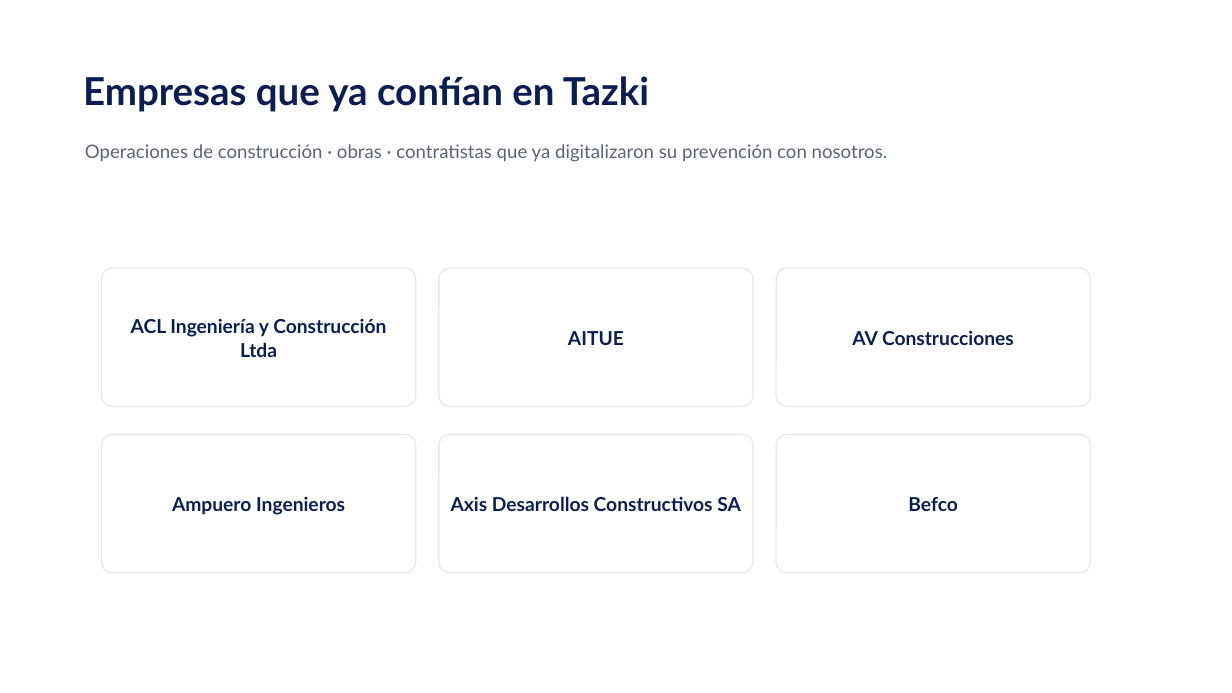
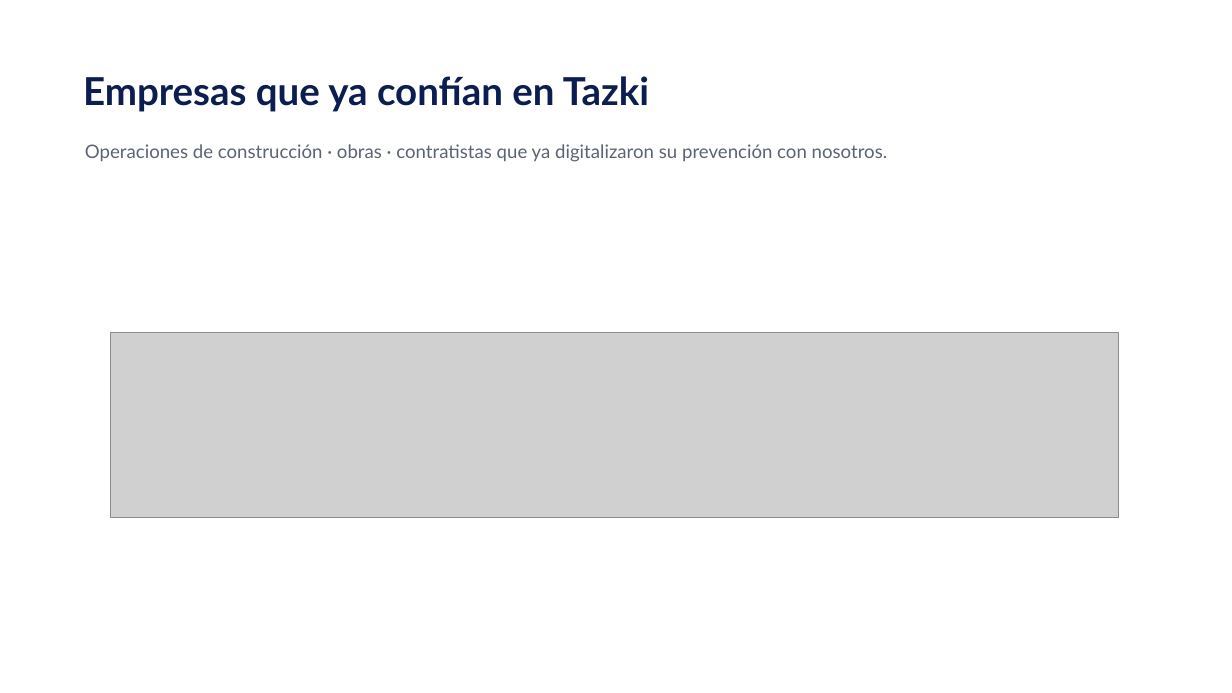
Before and after one commit to diegoalmazabar-hash/Tazki-Componentes-, a slide deck: slide 2 of ventas-piezas/construccion/Tazki_Presentacion_Construccion.pptx. Drawn at 1232x693 pixels with LibreOffice and Linux fonts; fonts in the diff are those of the drawing; grey boxes stand for pictures. Boxes give left, top, right and bottom in pixels: in the first picture for what was removed or moved away, otherwise in the second. Text is boxed around its words. In the diff, an @@ line names an element or a change of style, - is before the commit and + after.

```diff
--- a/ventas-piezas/construccion/Tazki_Presentacion_Construccion.pptx
+++ b/ventas-piezas/construccion/Tazki_Presentacion_Construccion.pptx
@@ rounded rectangle removed at (102,268,416,407) @@
@@ rounded rectangle removed at (439,268,753,407) @@
@@ rounded rectangle removed at (776,268,1091,407) @@
@@ text removed at (131,318,386,357) @@
-ACL Ingeniería y Construcción Ltda
@@ picture added at (111,333,1118,518) @@
@@ text removed at (568,331,624,345) @@
-AITUE
@@ text removed at (852,330,1014,345) @@
-AV Construcciones
@@ rounded rectangle removed at (102,434,416,573) @@
@@ rounded rectangle removed at (439,434,753,573) @@
@@ rounded rectangle removed at (776,434,1091,573) @@
@@ text removed at (172,497,345,515) @@
-Ampuero Ingenieros
@@ text removed at (451,496,741,511) @@
-Axis Desarrollos Constructivos SA
@@ text removed at (908,497,957,511) @@
-Befco
```
Also in this commit, not shown: 2 other files.
